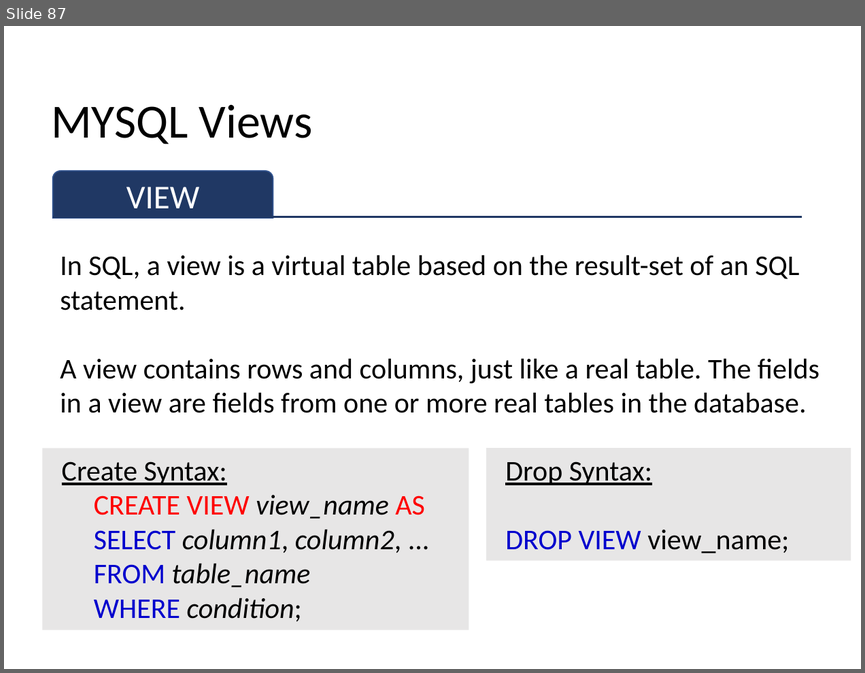
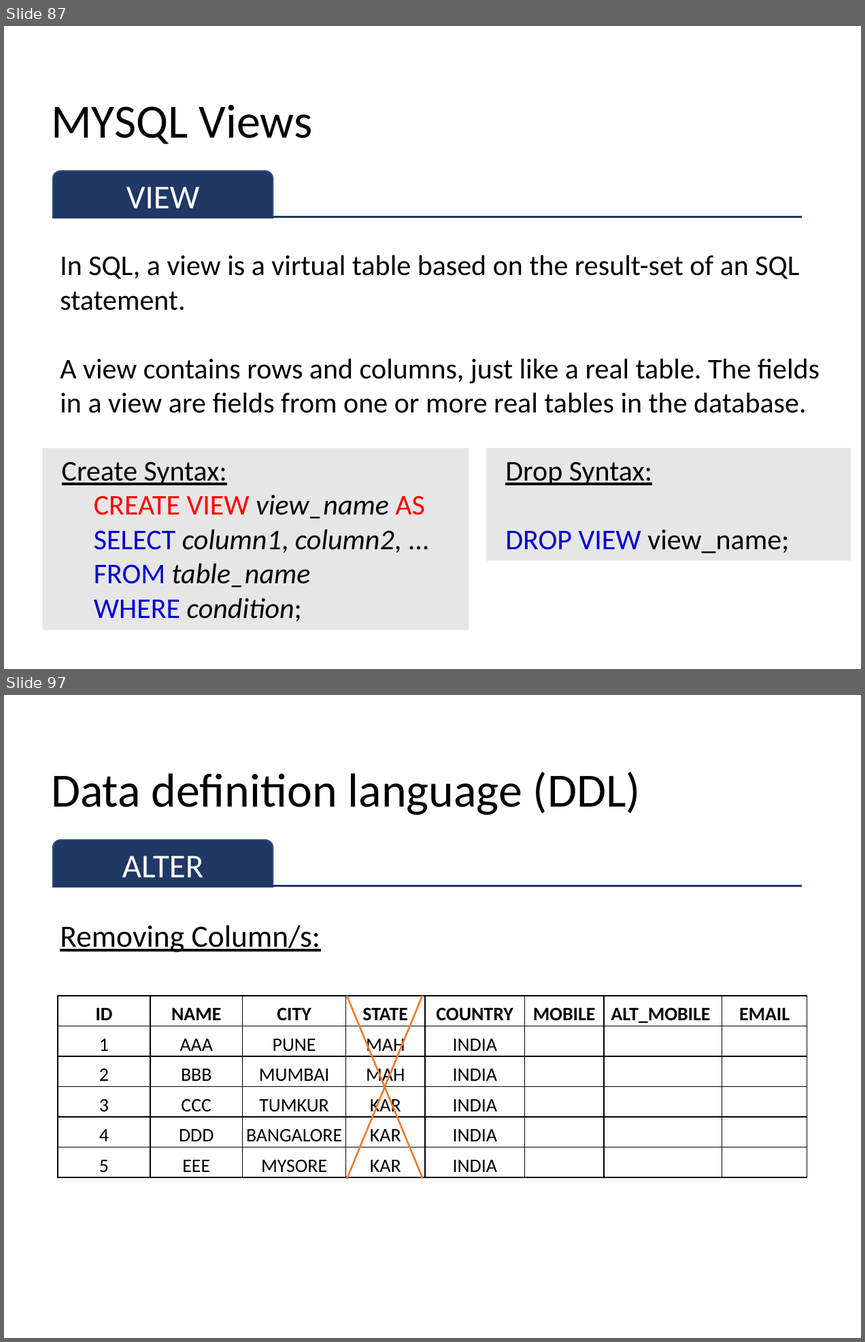
Before and after one commit to sitmbadept/sitmbadept.github.io, a slide deck: 2023/UNIT_2/WIP/UNIT-2-PART-1.pptx. Shown one above the other, each under a label of ours: slide 87 before the commit, slides 87 and 97 after it; the slides between them are not shown. The pictures are 865x673 and 865x1342 pixels, drawn with LibreOffice and Linux fonts; fonts in the diff are those of the drawing. Boxes give left, top, right and bottom in pixels: in the first picture for what was removed or moved away, otherwise in the second. Text is boxed around its words. In the diff, an @@ line names an element or a change of style, - is before the commit and + after.

```diff
--- a/2023/UNIT_2/WIP/UNIT-2-PART-1.pptx
+++ b/2023/UNIT_2/WIP/UNIT-2-PART-1.pptx
@@ slide 97 added at box(4, 695, 861, 1338), background #FFFFFF @@
@@ title added at box(51, 772, 640, 815), 40 pt, text #000000 @@
+Data definition language (DDL)
@@ round same rect added at box(53, 840, 273, 887), fill #203864, outline #325491 1 pt, 28 pt, text #FFFFFF @@
+ALTER
@@ line added from (53, 886) to (802, 886), #203864 1.5 pt @@
@@ text added at box(60, 925, 320, 952), 26 pt, text #000000, underline @@
+Removing Column/s:
@@ table added at box(58, 996, 807, 1177), 6 rows, 8 columns @@
+ID | NAME | CITY | STATE | COUNTRY | MOBILE | ALT_MOBILE | EMAIL
+1 | AAA | PUNE | MAH | INDIA |  |  | 
+2 | BBB | MUMBAI | MAH | INDIA |  |  | 
+3 | CCC | TUMKUR | KAR | INDIA |  |  | 
+4 | DDD | BANGALORE | KAR | INDIA |  |  | 
+5 | EEE | MYSORE | KAR | INDIA |  |  | 
@@ line added from (422, 996) to (347, 1179), #ED7D31 1.5 pt @@
@@ line added from (347, 996) to (422, 1177), #ED7D31 1.5 pt @@
```
Also in this commit, not shown: 5 slides changed, 10 other slides added, 3 slides removed.
